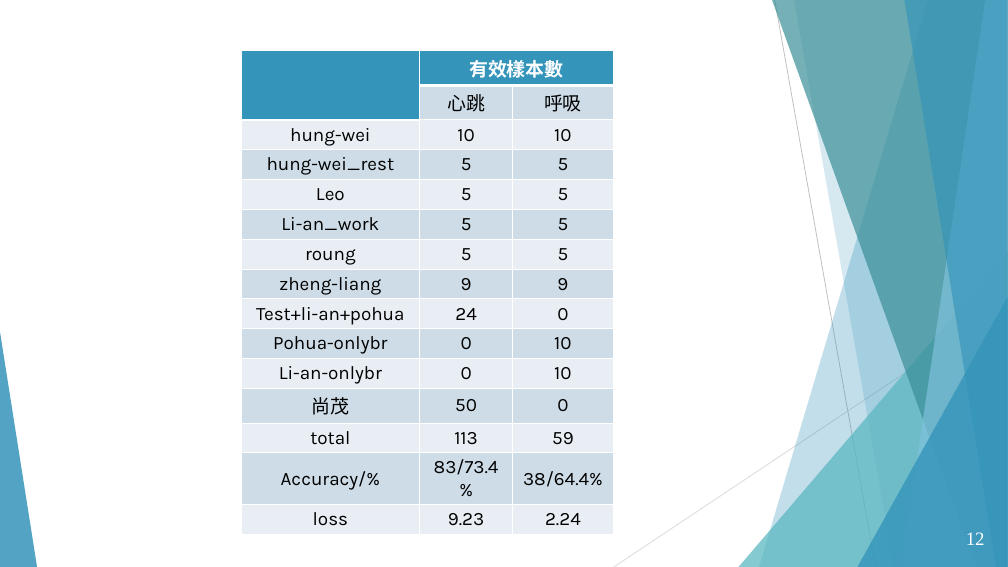
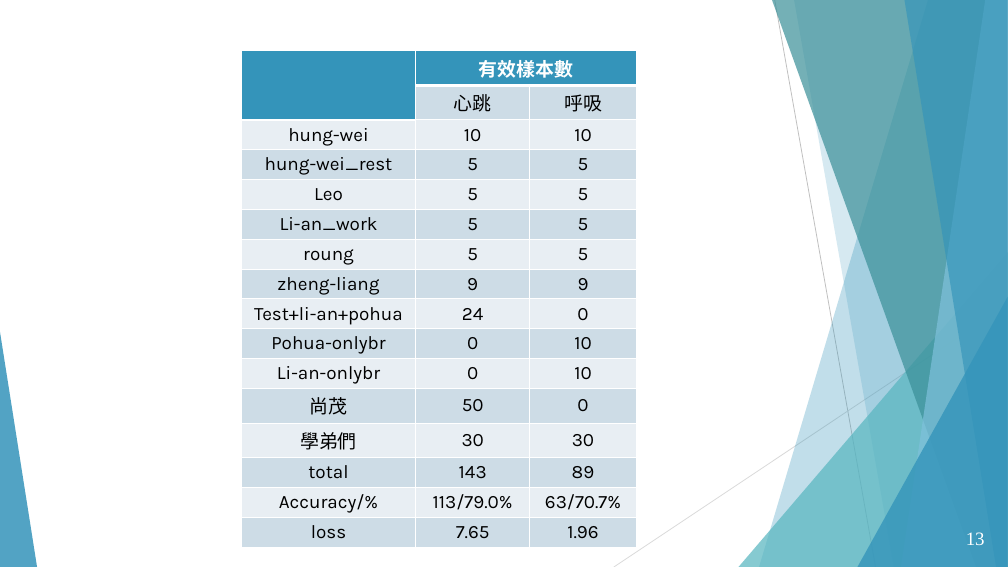
Before and after one commit to ananzeng/mmwave_vsd, a slide deck: slide 13 of 資料庫分析.pptx (slide 12 before the commit). Drawn at 1008x567 pixels with LibreOffice and Linux fonts; fonts in the diff are those of the drawing; background and template pictures are left out. Boxes give left, top, right and bottom in pixels: in the first picture for what was removed or moved away, otherwise in the second. Text is boxed around its words. In the diff, an @@ line names an element or a change of style, - is before the commit and + after.

```diff
--- a/資料庫分析.pptx
+++ b/資料庫分析.pptx
@@ table at (241,51,637,543) @@
-row 13: total | 113 | 59
-row 14: Accuracy/% | 83/73.4% | 38/64.4%
-row 15: loss | 9.23 | 2.24
+row 13: 學弟們 | 30 | 30
+row 14: total | 143 | 89
+row 15: Accuracy/% | 113/79.0% | 63/70.7%
+row 16: loss | 7.65 | 1.96
@@ table: place and size @@
-table at (241,51,613,530)
+table at (241,51,637,543)
@@ page number at (966,532,985,545): text changed @@
-12
+13
@@ page number at (976,533,985,544): text changed @@
-12
+13
```
Also in this commit, not shown: 1 other slide changed, 1 slide added, 15 other files.
